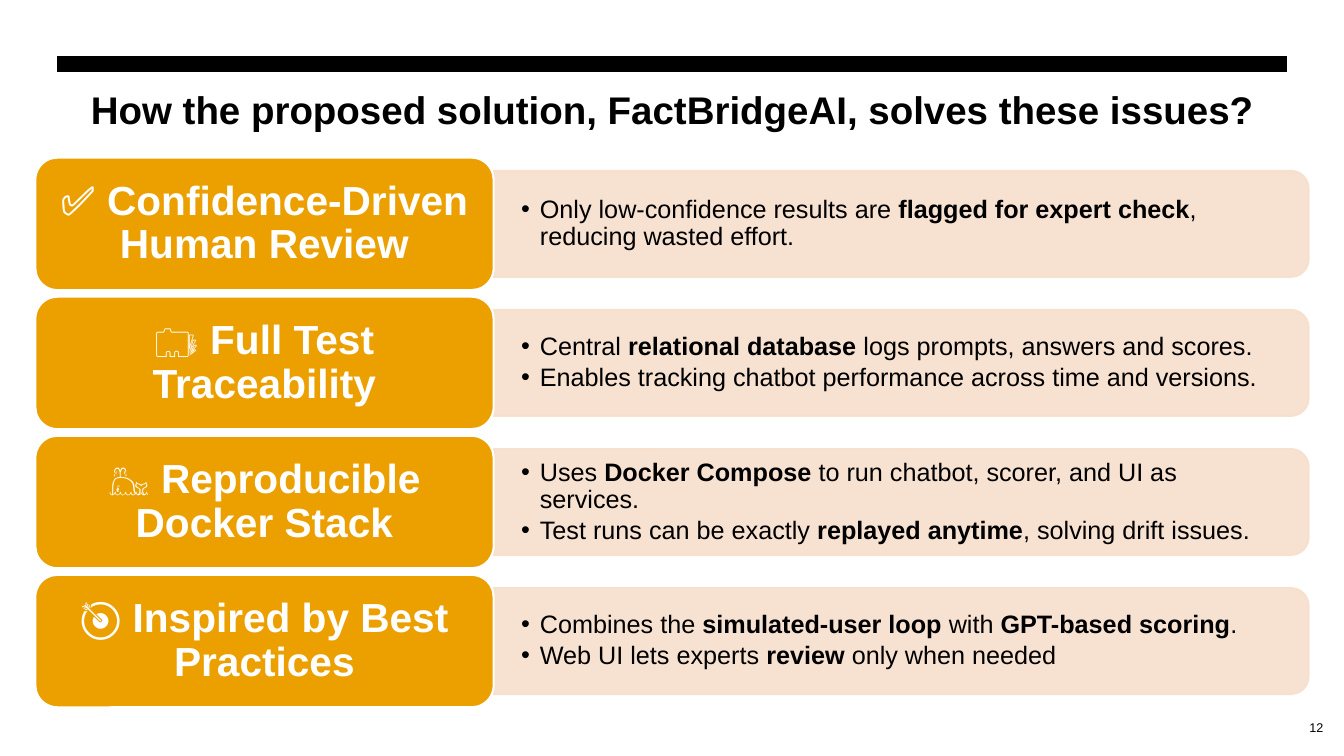
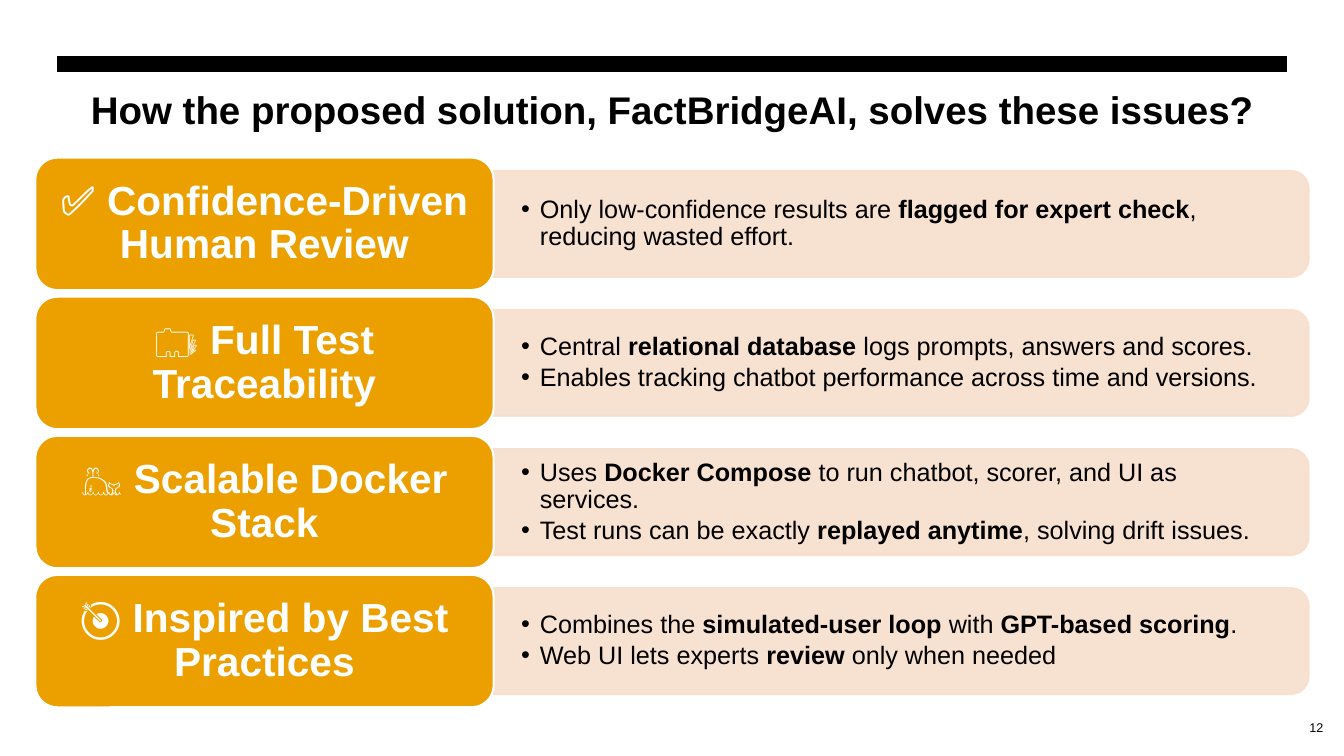
Before and after one commit to saffar4ever/webdev, a slide deck: slide 12 of review paper/Presentation.pptx. Drawn at 1344x756 pixels with LibreOffice and Linux fonts; fonts in the diff are those of the drawing. Boxes give left, top, right and bottom in pixels: in the first picture for what was removed or moved away, otherwise in the second. Text is boxed around its words. In the diff, an @@ line names an element or a change of style, - is before the commit and + after.

```diff
--- a/review paper/Presentation.pptx
+++ b/review paper/Presentation.pptx
@@ text at <box>134,463,448,538</box>: text changed @@
-🐳 Reproducible Docker Stack
+🐳 Scalable Docker Stack
```
Also in this commit, not shown: 5 other slides changed, 1 slide added.
